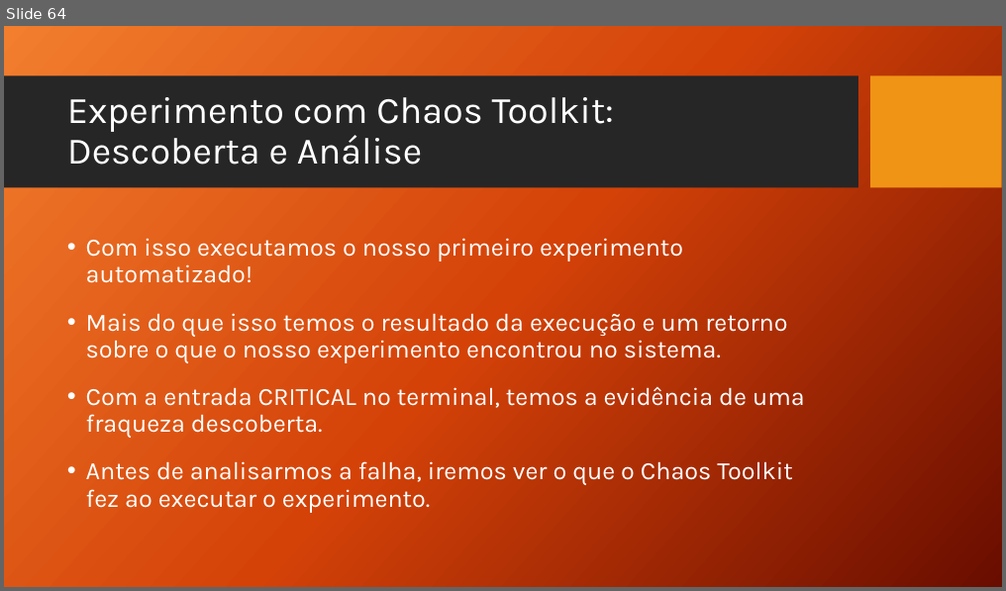
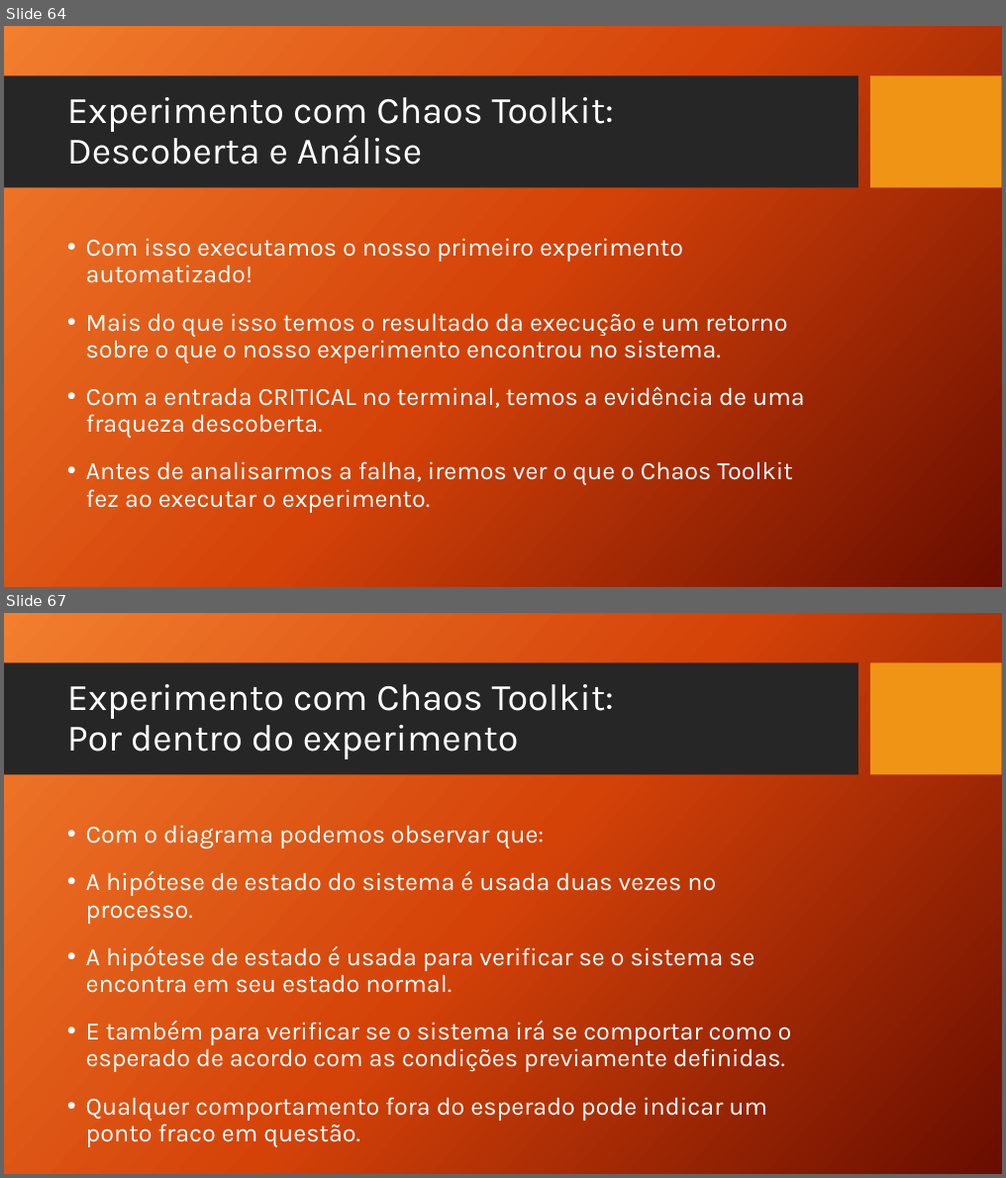
Before and after one commit to TCC-Chaos-Engineering/docs-chaos-engineering, a slide deck: docs/Chaos Engineering - Das Hipoteses aos Testes.pptx. Shown one above the other, each under a label of ours: slide 64 before the commit, slides 64 and 67 after it; the slides between them are not shown. The pictures are 1006x591 and 1006x1178 pixels, drawn with LibreOffice and Linux fonts; fonts in the diff are those of the drawing; background and template pictures are left out. Boxes give left, top, right and bottom in pixels: in the first picture for what was removed or moved away, otherwise in the second. Text is boxed around its words. In the diff, an @@ line names an element or a change of style, - is before the commit and + after.

Commit message:
Chaos Toolkit - Validando Melhorias

```diff
--- a/docs/Chaos Engineering - Das Hipoteses aos Testes.pptx
+++ b/docs/Chaos Engineering - Das Hipoteses aos Testes.pptx
@@ slide 67 added at [4, 613, 1002, 1174], background picture (left out); not listed: 2 template elements that a slide beside it also shows @@
@@ title added at [67, 684, 614, 760], 36 pt, text #FFFFFF @@
+Experimento com Chaos Toolkit:
+Por dentro do experimento
@@ text added at [86, 825, 792, 1121], 24 pt, text #FFFFFF @@
+• Com o diagrama podemos observar que:
+• A hipótese de estado do sistema é usada duas vezes no processo.
+• A hipótese de estado é usada para verificar se o sistema se encontra em seu estado normal.
+• E também para verificar se o sistema irá se comportar como o esperado de acordo com as condições previamente definidas.
+• Qualquer comportamento fora do esperado pode indicar um ponto fraco em questão.
```
Also in this commit, not shown: 7 slides changed, 28 other slides added.
